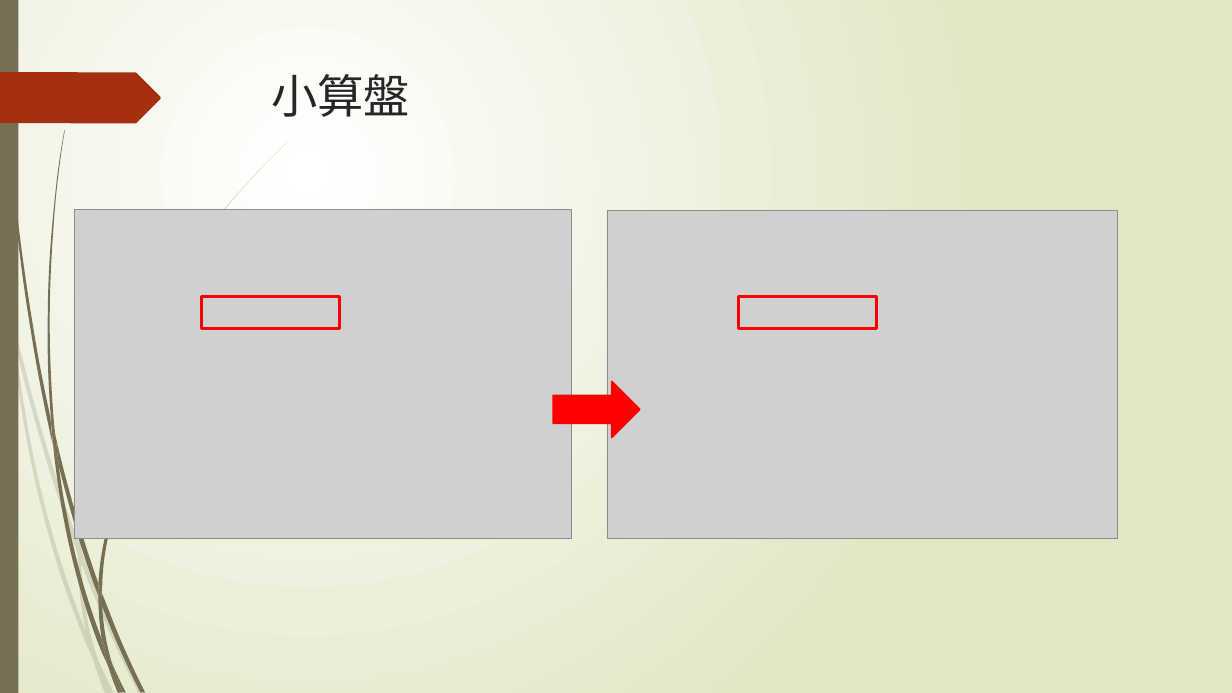
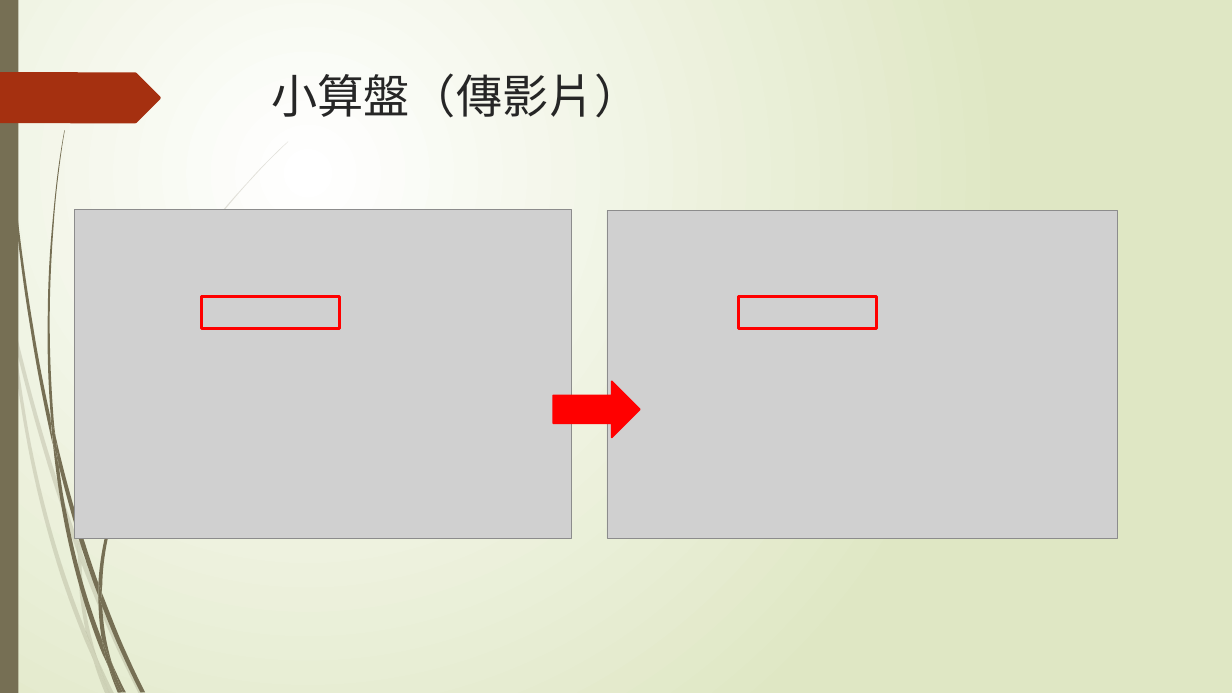
Before and after one commit to disneyyy/CsharpFinal, a slide deck: slide 7 of 第13組.pptx (slide 6 before the commit). Drawn at 1232x693 pixels with LibreOffice and Linux fonts; fonts in the diff are those of the drawing; grey boxes stand for pictures. Boxes give left, top, right and bottom in pixels: in the first picture for what was removed or moved away, otherwise in the second. Text is boxed around its words. In the diff, an @@ line names an element or a change of style, - is before the commit and + after.

```diff
--- a/第13組.pptx
+++ b/第13組.pptx
@@ title at (271,73,641,118): text changed @@
-小算盤
+小算盤（傳影片）
```
Also in this commit, not shown: 3 other slides changed, 6 slides added, 1 other file.
